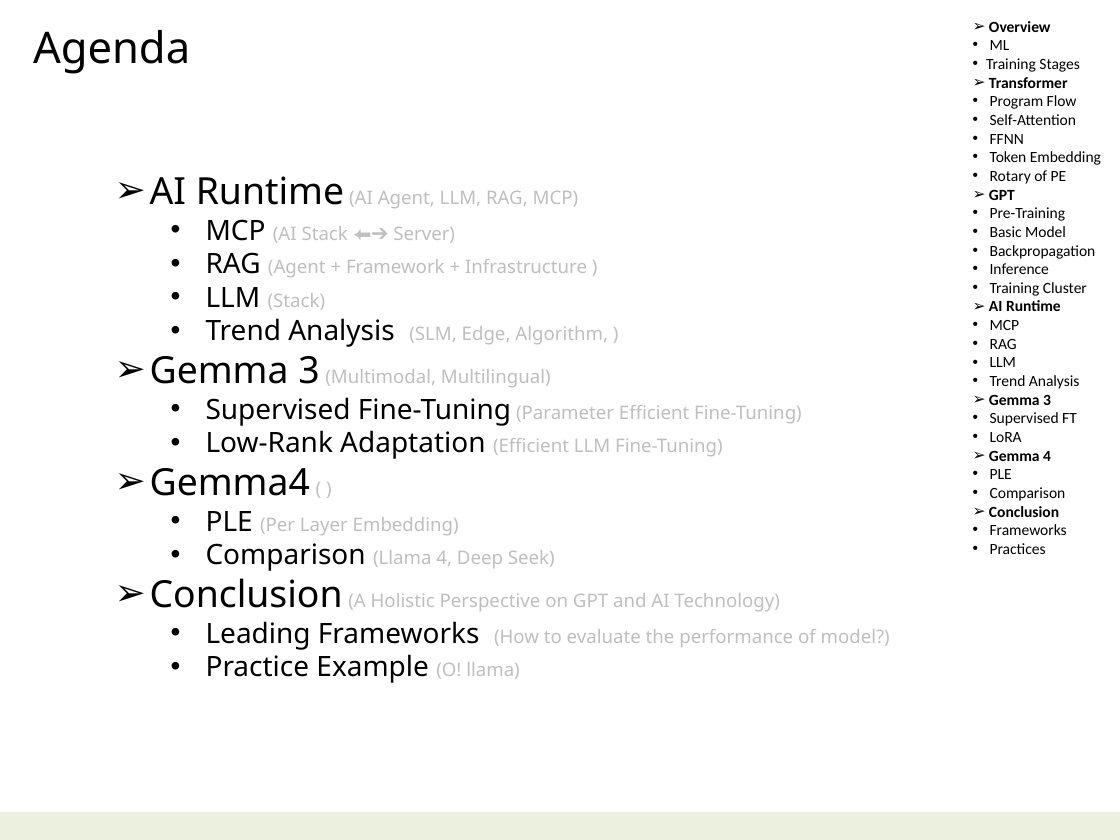
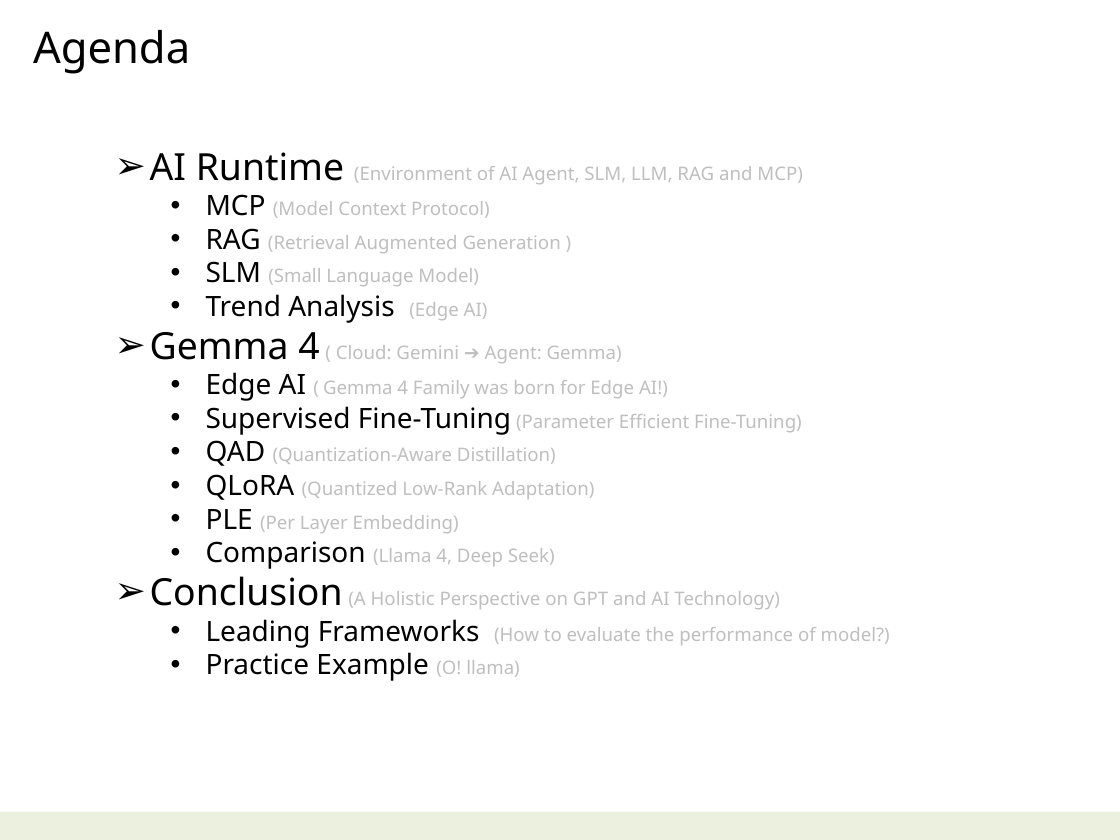
Before and after one commit to navibator/crazy-ai, a slide deck: slide 3 of ai.pptx. Drawn at 1120x840 pixels with LibreOffice and Linux fonts; fonts in the diff are those of the drawing. Boxes give left, top, right and bottom in pixels: in the first picture for what was removed or moved away, otherwise in the second. Text is boxed around its words. In the diff, an @@ line names an element or a change of style, - is before the commit and + after.

```diff
--- a/ai.pptx
+++ b/ai.pptx
@@ text removed at (986,21,1101,554) @@
-➢ Overview
-      • ML
-    • Training Stages
-➢ Transformer
-    • Program Flow
-    • Self-Attention
-    • FFNN
-    • Token Embedding
-    • Rotary of PE
-➢ GPT
-    • Pre-Training
-    • Basic Model
-    • Backpropagation
-    • Inference
-    • Training Cluster
-➢ AI Runtime
-    • MCP
-    • RAG
-    • LLM
-    • Trend Analysis
-➢ Gemma 3
-    • Supervised FT
-    • LoRA
-➢ Gemma 4
-    • PLE
-    • Comparison
-➢ Conclusion
-    • Frameworks
-    • Practices
@@ text "AI Runtime (Environment of AI ...": place and size @@
-text "AI Runtime (Environment of AI ..." at (150,176,890,683)
+text "AI Runtime (Environment of AI ..." at (150,152,890,681)
@@ text at (150,152,803,401): text changed @@
-➢ AI Runtime (AI Agent, LLM, RAG, MCP)
-  • MCP (AI Stack ⬅➔ Server)
-  • RAG (Agent + Framework + Infrastructure )
-  • LLM (Stack)
-  • Trend Analysis (SLM, Edge, Algorithm, )
-➢ Gemma 3 (Multimodal, Multilingual)
+➢ AI Runtime (Environment of AI Agent, SLM, LLM, RAG and MCP)
+  • MCP (Model Context Protocol)
+  • RAG (Retrieval Augmented Generation )
+  • SLM (Small Language Model)
+  • Trend Analysis (Edge AI)
+➢ Gemma 4 ( Cloud: Gemini ➔ Agent: Gemma)
+  • Edge AI ( Gemma 4 Family was born for Edge AI!)
@@ text at (206,440,594,500): text changed @@
-  • Low-Rank Adaptation (Efficient LLM Fine-Tuning)
-➢ Gemma4 ( )
+  • QAD (Quantization-Aware Distillation)
+  • QLoRA (Quantized Low-Rank Adaptation)
```
Also in this commit, not shown: 4 other slides changed, 1 slide added, 1 other file.
